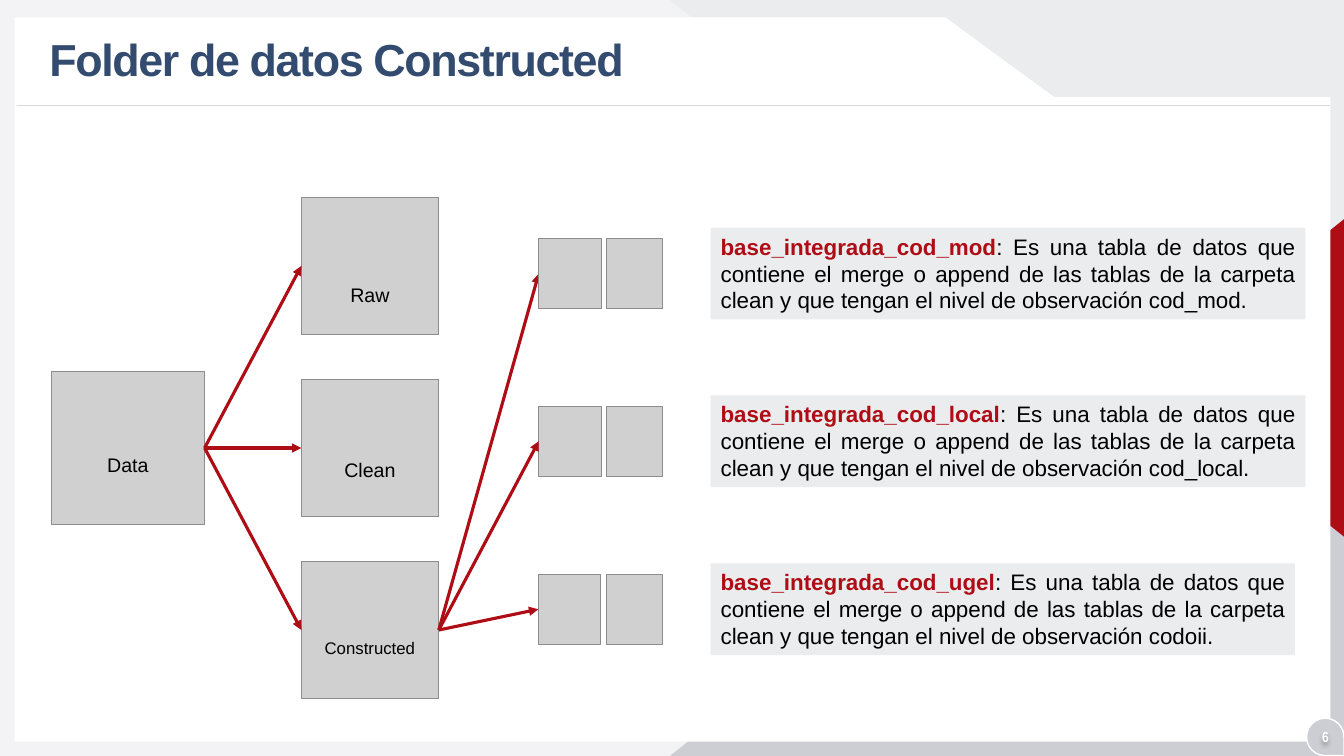
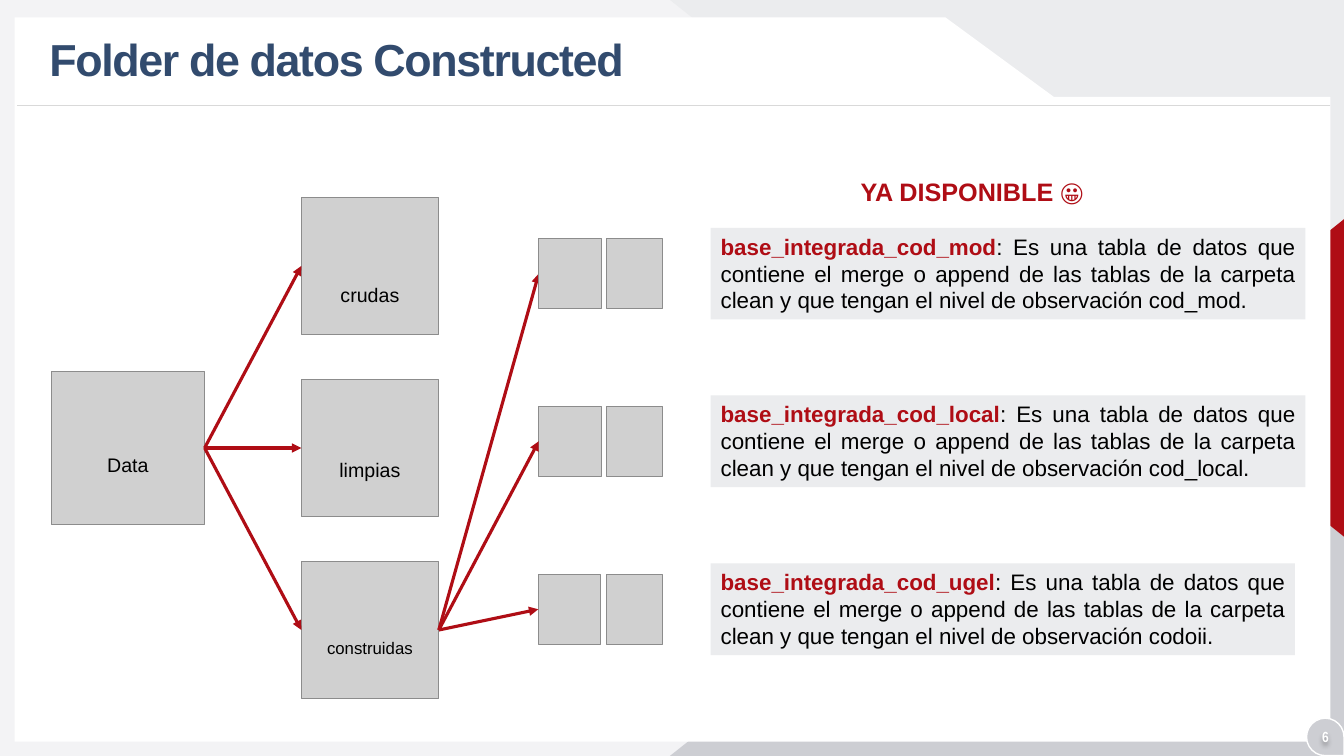
Before and after one commit to analistaup29/00_Data, a slide deck: slide 6 of 04_documentacion/estructura folder.pptx. Drawn at 1344x756 pixels with LibreOffice and Linux fonts; fonts in the diff are those of the drawing; grey boxes stand for pictures; background and template pictures are left out. Boxes give left, top, right and bottom in pixels: in the first picture for what was removed or moved away, otherwise in the second. Text is boxed around its words. In the diff, an @@ line names an element or a change of style, - is before the commit and + after.

Commit message:
update estructura folder

```diff
--- a/04_documentacion/estructura folder.pptx
+++ b/04_documentacion/estructura folder.pptx
@@ text added at bbox=[861, 183, 1053, 202], 18 pt, text #AF0D15, bold @@
+YA DISPONIBLE 😀
@@ text at bbox=[340, 287, 399, 302]: text changed @@
-Raw
+crudas
@@ text at bbox=[339, 462, 400, 481]: text changed @@
-Clean
+limpias
@@ text at bbox=[327, 642, 413, 654]: text changed @@
-Constructed
+construidas
```
Also in this commit, not shown: 6 other slides changed, 1 other file.
